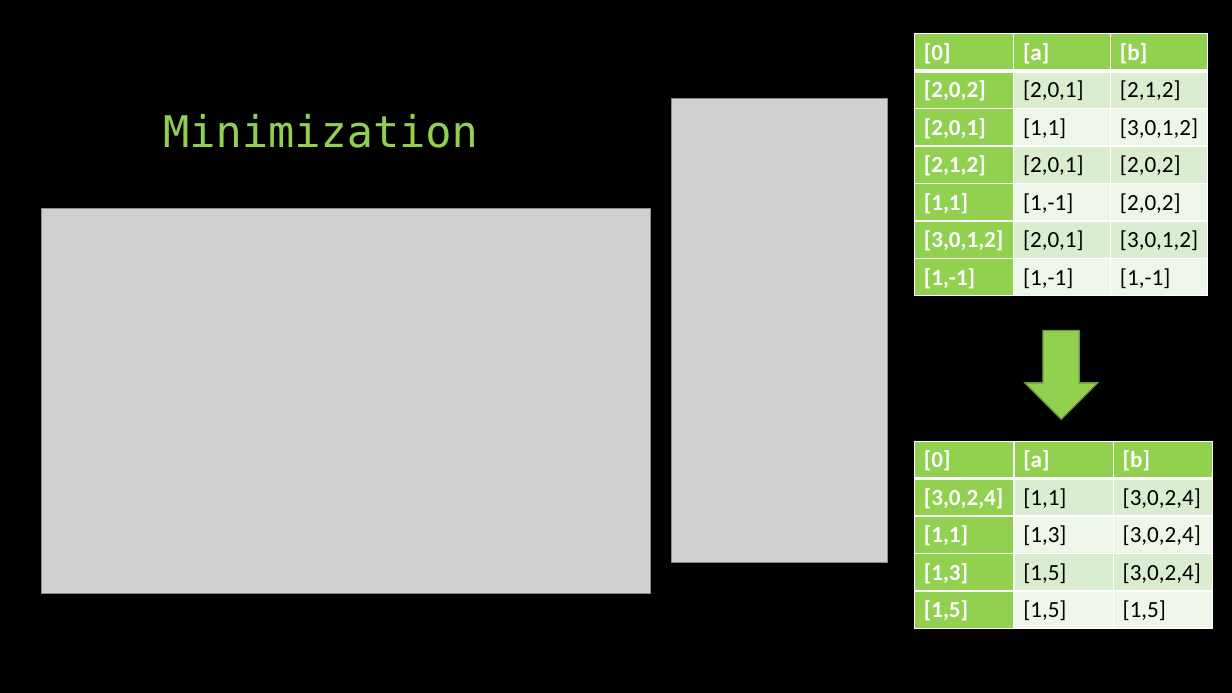
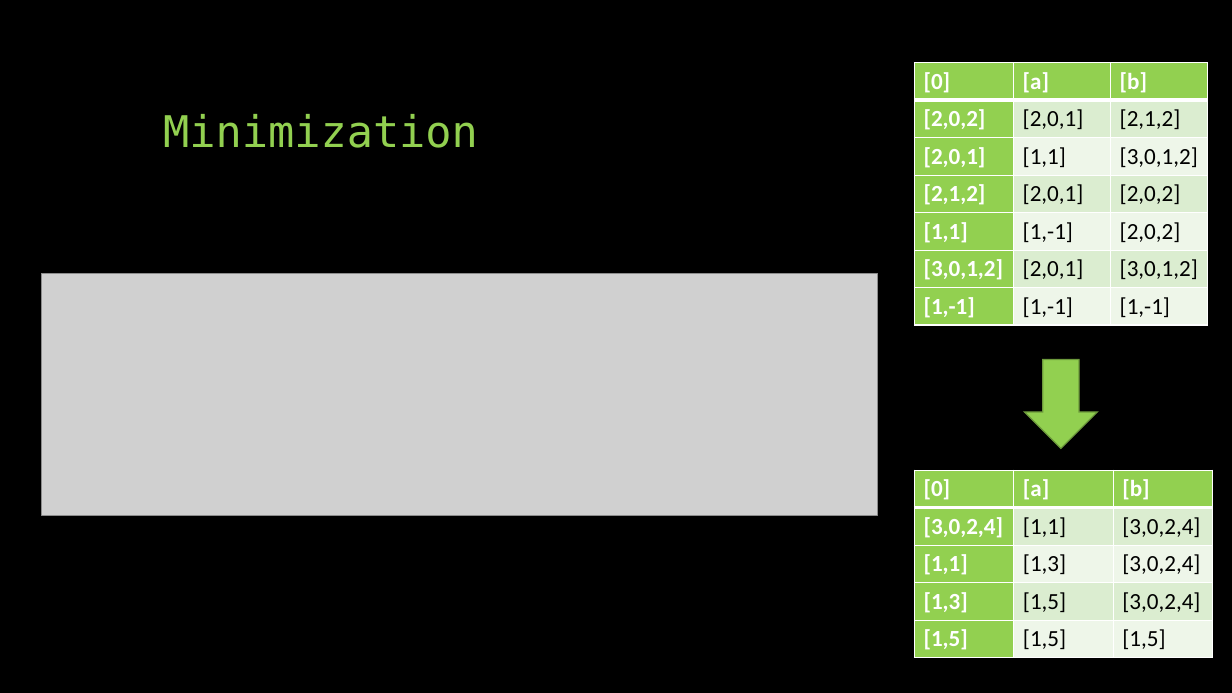
Before and after one commit to Vectypus/Finite-automata, a slide deck: slide 8 of Presentation.pptx (slide 7 before the commit). Drawn at 1232x693 pixels with LibreOffice and Linux fonts; fonts in the diff are those of the drawing; grey boxes stand for pictures. Boxes give left, top, right and bottom in pixels: in the first picture for what was removed or moved away, otherwise in the second. Text is boxed around its words. In the diff, an @@ line names an element or a change of style, - is before the commit and + after.

```diff
--- a/Presentation.pptx
+++ b/Presentation.pptx
@@ picture removed at (x1=672, y1=98, x2=888, y2=563) @@
@@ picture resized from (x1=42, y1=208, x2=651, y2=593) to (x1=42, y1=274, x2=879, y2=515) @@
@@ 2 tables, 1 down arrow moved together from (x1=915, y1=33, x2=1214, y2=628) to (x1=915, y1=63, x2=1214, y2=657) @@
```
Also in this commit, not shown: 4 other slides changed, 2 slides added, 1 other file.
